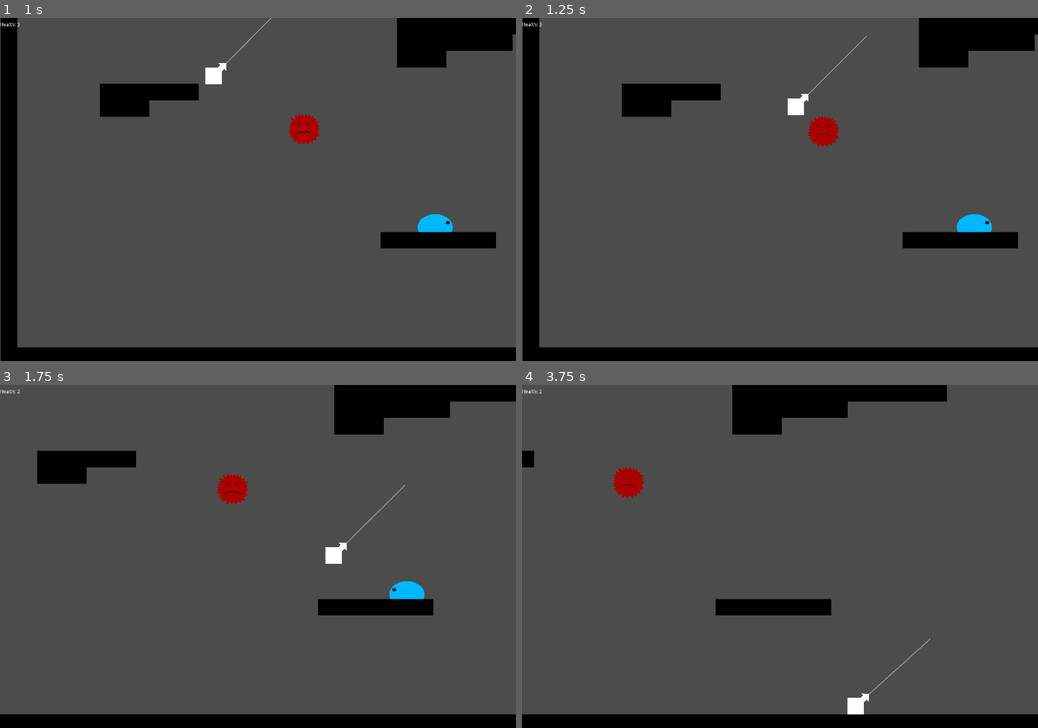
Above: before the commit, frames 1-4 (two rows, left to right).
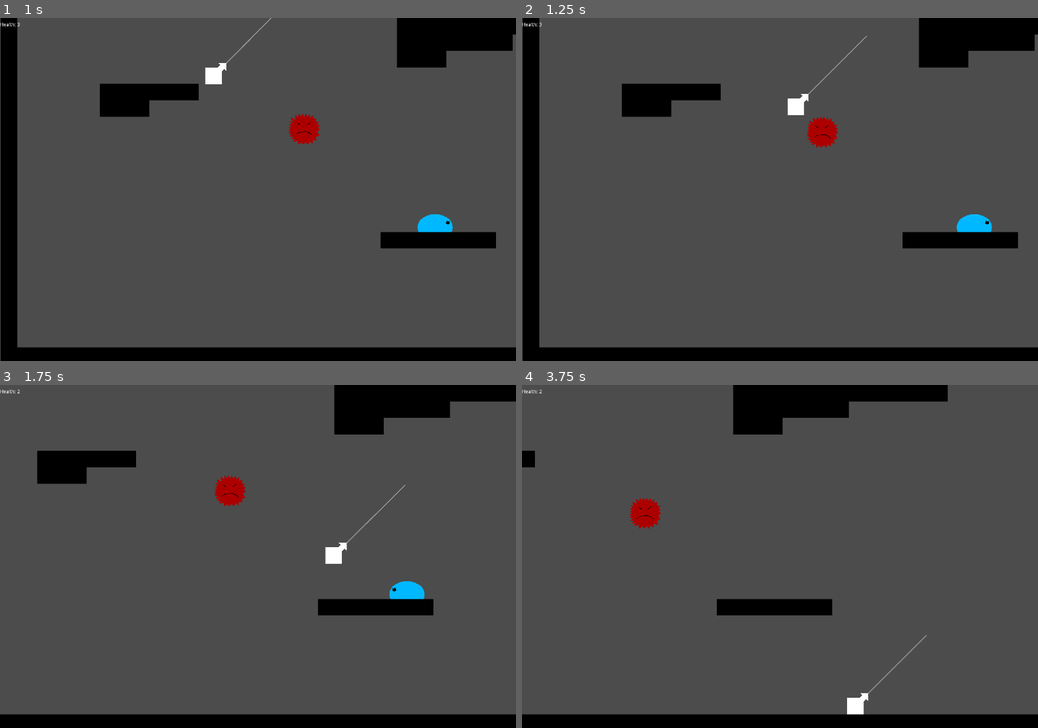
Above: after the commit, the same moments.

Repository: cjsweeten101/dws
Game: Godot game, scene res://Levels/TestingLevel.tscn
The game is run twice, just before and just after one commit, with the same random seed, the same clock (stepped at 60 frames per second) and the same inputs.
Inputs:
- Up to frame 1 (1 s): tap Enter (action) at 0.5 s; hold D (right) from 0.53 s (still down); hold Enter (action) from 0.53 s (still down)
- Up to frame 2 (1.25 s): keep holding D (right); keep holding Enter (action)
- Up to frame 3 (1.75 s): keep holding D (right); release Enter (action) at 1.28 s; tap Enter (action) at 1.35 s
- Up to frame 4 (3.75 s): release D (right) at 2.03 s; hold A (left) 2.03-2.78 s; hold Enter (action) 2.03-2.78 s; hold D (right) from 2.78 s (still down); tap Enter (action) at 2.85 s; hold Enter (action) from 3.53 s (still down)

Frame 1 is identical in both runs. In frame 2, 0.1% of the frame differs, in the area x 55-62%, y 28-38%; in frame 3, 0.2%; in frame 4, 1.0%, in the area x 2-83%, y 0-97%.

Commit message:
aim assist changes

Diff:
--- a/Enemies/SpikyFloaty.gd
+++ b/Enemies/SpikyFloaty.gd
@@ -7,7 +7,7 @@
 var current_speed = Vector2(0,0)
 var target = Vector2()
 var last_direction = Vector2(0,0)
-var acceleration = 10
+var acceleration = 5
 var dir
 var grappled = false
 var proximity_point
@@ -41,11 +41,11 @@
 			var max_x = dir.x*max_speed
 			var max_y = dir.y*max_speed
 			current_speed.x = min(current_speed.x + acceleration, max_x)
-			current_speed.y = max(current_speed.y + acceleration, max_y)
+			current_speed.y = max(current_speed.y - acceleration, -max_y)
 			current_speed = dir*max_speed
 	else:
-		current_speed.x = lerp(current_speed.x, 0, .1)
-		current_speed.y = lerp(current_speed.y, 0, .1)
+		current_speed.x = lerp(current_speed.x, 0, .05)
+		current_speed.y = lerp(current_speed.y, 0, .05)
 
 	proximity_check()
 	move_and_slide(current_speed)
@@ -53,7 +53,7 @@
 func proximity_check():
 	if !proximity_move:
 		for ray in rays:
-			if ray.is_colliding():
+			if ray.is_colliding() and ray.get_collider() != null:
 				if ray.get_collider().is_in_group("tiles"):
 					proximity_point = ray.get_collision_point()
 					var opposite_direction = -(proximity_point - global_position).normalized()
@@ -79,7 +79,7 @@
 
 func _on_MoveTimer_timeout():
 	$MoveTimer.stop()
-	$MoveTimer.wait_time = rand_range(.5,1.5)
+	$MoveTimer.wait_time = rand_range(.5,1)
 	if $PauseTimer.is_stopped():
 		$PauseTimer.start()
 
--- a/Enemies/SpikyFloaty.tscn
+++ b/Enemies/SpikyFloaty.tscn
@@ -16,7 +16,7 @@
 custom_solver_bias = 0.0
 radius = 44.0
 
-[node name="SpikyFloaty" type="KinematicBody2D" index="0" groups=[
+[node name="SpikyFloaty" type="KinematicBody2D" groups=[
 "enemies",
 ]]
 
--- a/Player/Player.tscn
+++ b/Player/Player.tscn
@@ -74,7 +74,7 @@
 
 [node name="EdgeRay1" type="RayCast2D" parent="GrappleCast" index="2"]
 
-position = Vector2( 50, 0 )
+position = Vector2( 50, 30 )
 enabled = true
 exclude_parent = true
 cast_to = Vector2( 0, 1000 )
@@ -83,7 +83,7 @@
 
 [node name="EdgeRay2" type="RayCast2D" parent="GrappleCast" index="3"]
 
-position = Vector2( -50, 0 )
+position = Vector2( -50, 30 )
 enabled = true
 exclude_parent = true
 cast_to = Vector2( 0, 1000 )
